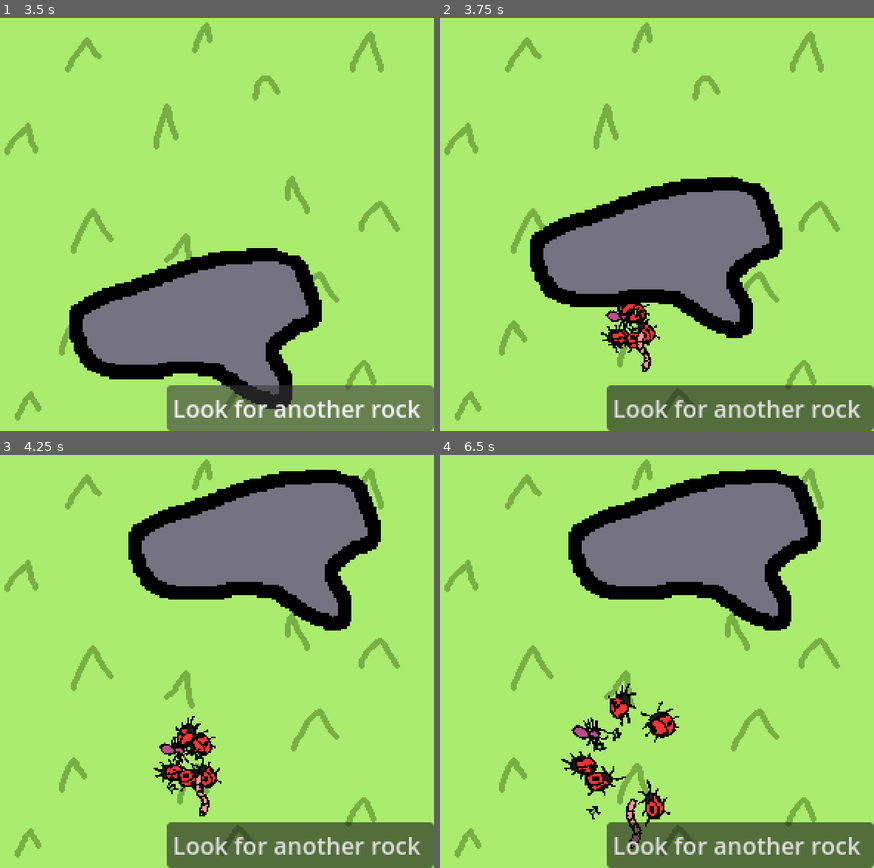
Above: before the commit, frames 1-4 (two rows, left to right).
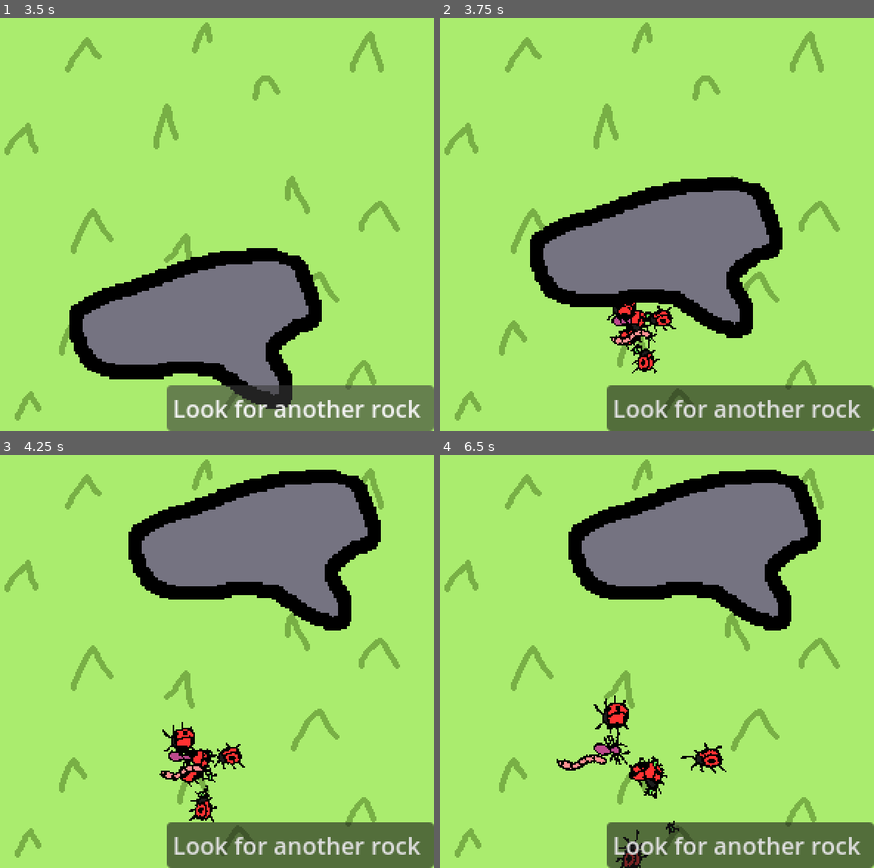
Above: after the commit, the same moments.

Repository: kennethbchen/Cool-Critters
Game: Godot game, scene res://title.tscn
The game is run twice, just before and just after one commit, with the same random seed, the same clock (stepped at 60 frames per second) and the same inputs.
Inputs (mouse positions are in pixels of both pictures, inside the frame that each line leads up to):
- Up to frame 1 (3.5 s): click "Observe Critters" at 0.5 s; click "Look for another rock" at 1.25 s; click "Look for another rock" at 2 s; click "Look for another rock" at 2.75 s
- Up to frame 2 (3.75 s): tap Enter at 3.5 s; drag from (639, 327) to (696, 112) at 3.52 s
- Up to frame 3 (4.25 s): no input
- Up to frame 4 (6.5 s): drag from (565, 669) to (696, 549) at 4.27 s; press the mouse at (696, 549) at 5.03 s; release the mouse at (696, 549) at 5.75 s; drag from (630, 735) to (518, 578) at 5.77 s

Frame 1 is identical in both runs. In frame 2, 1.1% of the frame differs, in the area x 37-55%, y 68-87%; in frame 3, 1.7%; in frame 4, 3.5%, in the area x 26-66%, y 55-100%.

Commit message:
Implemented random critter speed

Diff:
--- a/scenes/critter.tscn
+++ b/scenes/critter.tscn
@@ -35,7 +35,6 @@
 [node name="Critter" type="Node2D"]
 z_index = -1
 script = ExtResource("1_cctx2")
-speed = 0.15
 
 [node name="SpriteAssigner" type="Node2D" parent="." node_paths=PackedStringArray("sprite")]
 script = ExtResource("30_nsne3")
--- a/scripts/Critter.gd
+++ b/scripts/Critter.gd
@@ -1,6 +1,6 @@
 extends Node2D
 
-@export var speed: = 0.25
+var speed: = 0.25
 
 var rand: RandomNumberGenerator
 
@@ -10,7 +10,11 @@
 	rand = RandomNumberGenerator.new()
 	rand.randomize()
 
+	speed = rand.randf_range(0.05, 0.25)
+
 	rotation_degrees = rand.randf_range(-180, 180)
+
+
 
 func _process(delta):
 
